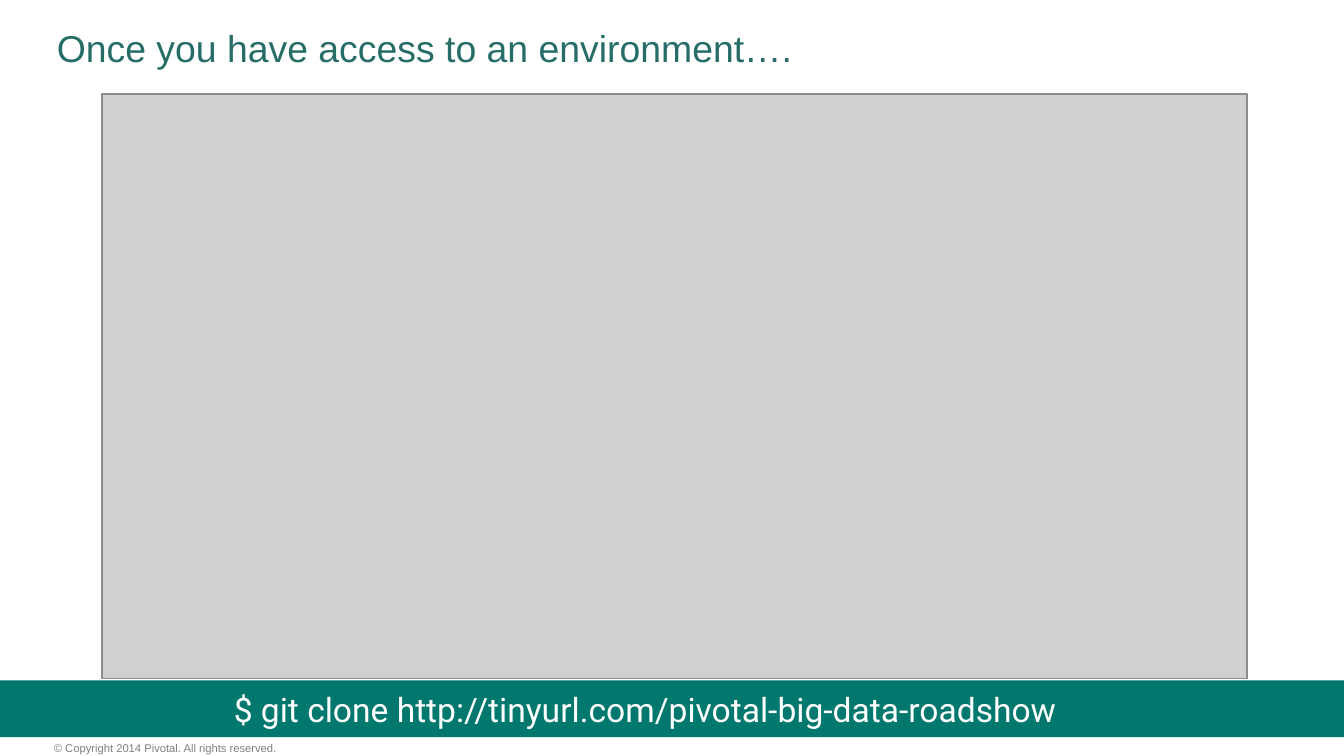
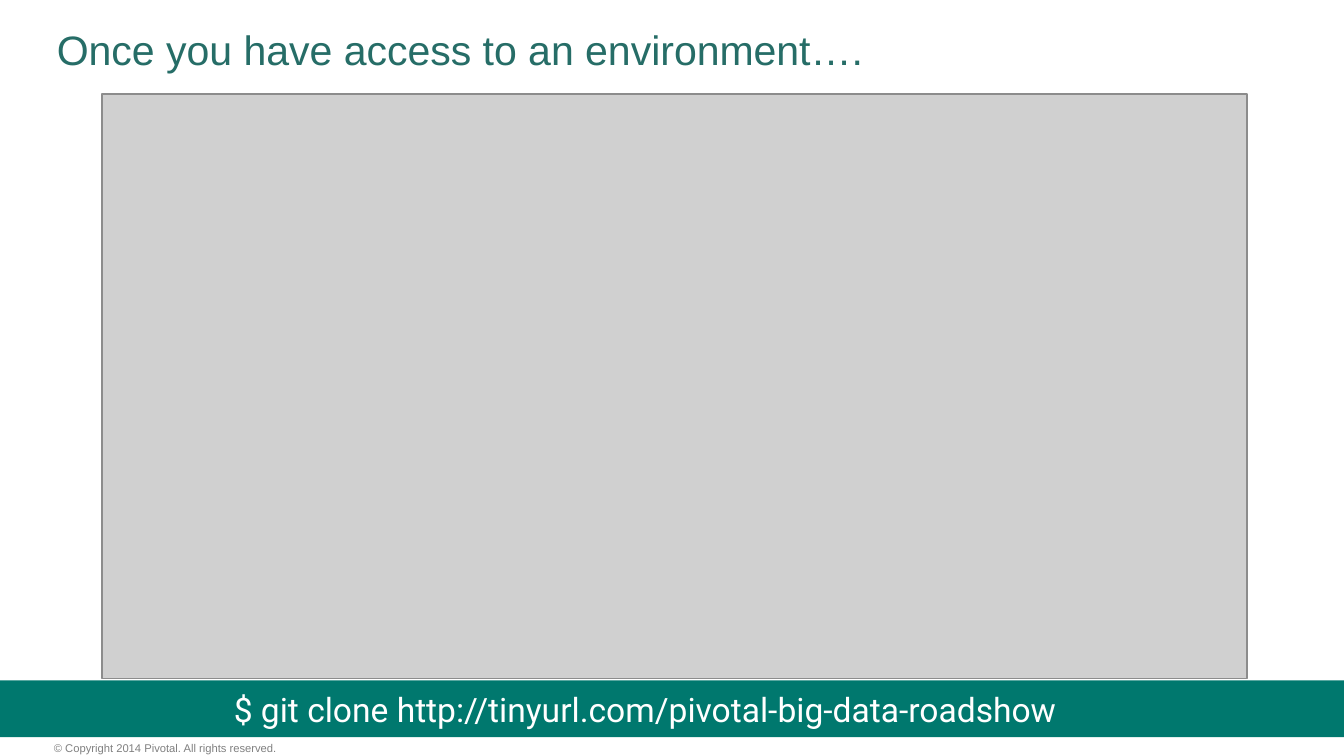
Before and after one commit to vmware-archive/BigDataRoadshow-labs, a slide deck: slide 5 of labs/preparing_labs.pptx. Drawn at 1344x756 pixels with LibreOffice and Linux fonts; fonts in the diff are those of the drawing; grey boxes stand for pictures; background and template pictures are left out. Boxes give left, top, right and bottom in pixels: in the first picture for what was removed or moved away, otherwise in the second. Text is boxed around its words. In the diff, an @@ line names an element or a change of style, - is before the commit and + after.

```diff
--- a/labs/preparing_labs.pptx
+++ b/labs/preparing_labs.pptx
@@ title "Once you have access to ..." at (x1=57, y1=35, x2=863, y2=73): size 20 to 22 pt @@
```
Also in this commit, not shown: 1 other slide changed, 1 slide added.
